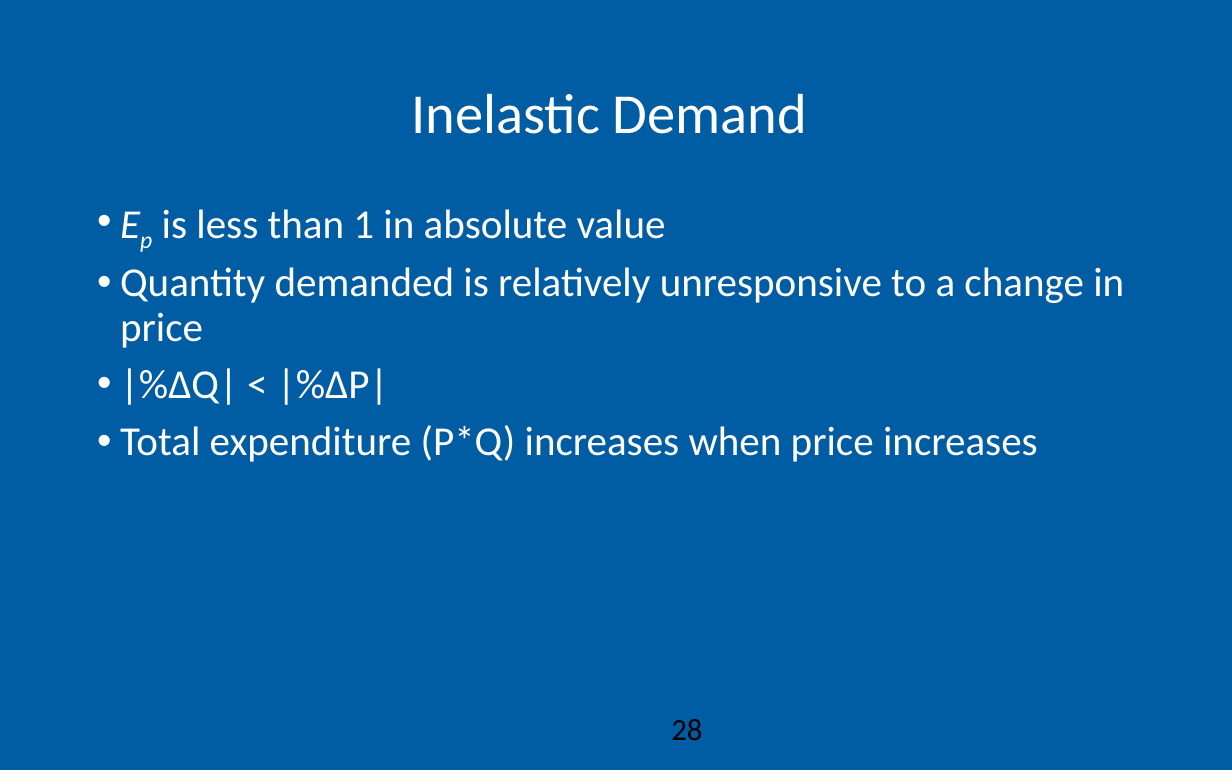
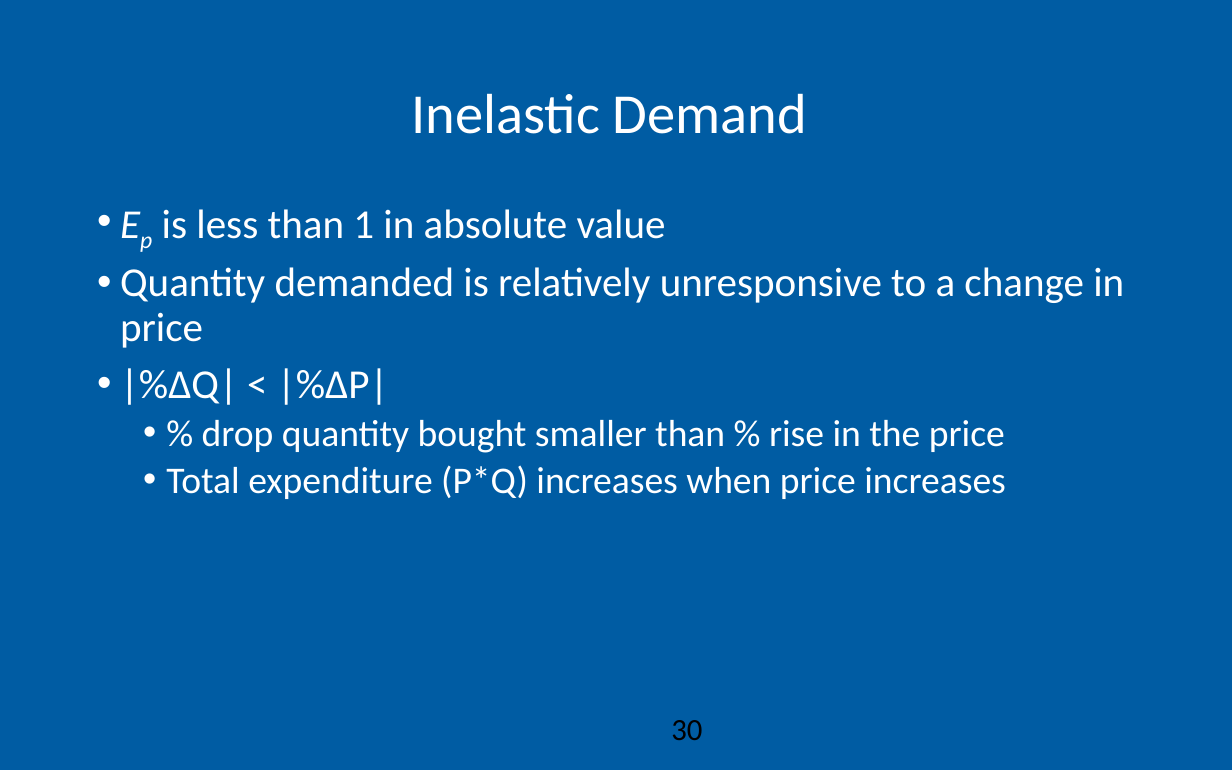
Before and after one commit to AEGDDI/idr305, a slide deck: slide 30 of lectures/L3.pptx (slide 28 before the commit). Drawn at 1232x770 pixels with LibreOffice and Linux fonts; fonts in the diff are those of the drawing; background and template pictures are left out. Boxes give left, top, right and bottom in pixels: in the first picture for what was removed or moved away, otherwise in the second. Text is boxed around its words. In the diff, an @@ line names an element or a change of style, - is before the commit and + after.

```diff
--- a/lectures/L3.pptx
+++ b/lectures/L3.pptx
@@ text at bbox=[202, 420, 1005, 453]: paragraph added @@
+  • % drop quantity bought smaller than % rise in the price
@@ text at bbox=[166, 465, 1006, 499]: size 24 to 22 pt in "Total expenditure (P*Q) increases when price increases"; list level 1 to 2 in "Total expenditure (P*Q) increases when ..." @@
@@ page number at bbox=[671, 720, 702, 740]: text changed @@
-28
+30
```
Also in this commit, not shown: 3 other slides changed, 4 slides added, 3 other files.
